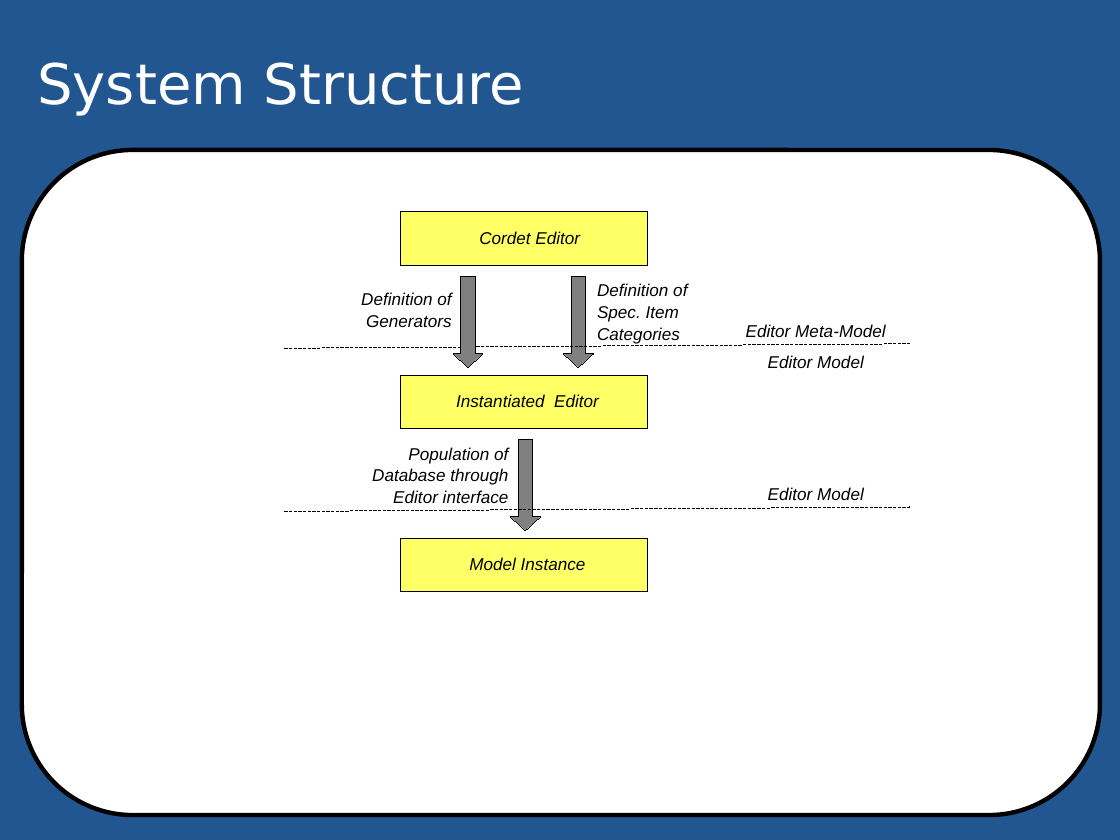
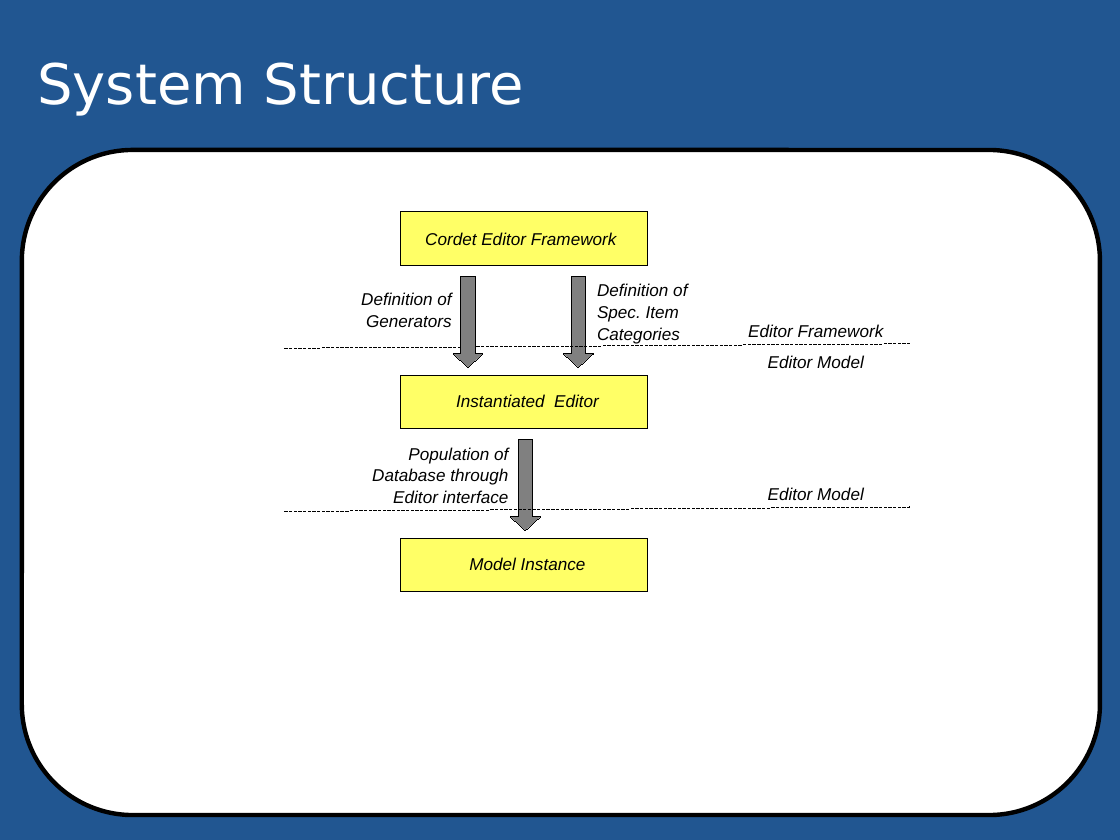
Before and after one commit to pnp-software/cordetfw_editor, a slide deck: slide 1 of editor/static/odp/Figures.odp. Drawn at 1120x840 pixels with LibreOffice and Linux fonts; fonts in the diff are those of the drawing; background and template pictures are left out. Boxes give left, top, right and bottom in pixels: in the first picture for what was removed or moved away, otherwise in the second. Text is boxed around its words. In the diff, an @@ line names an element or a change of style, - is before the commit and + after.

Commit message:
Updated online help (meta-model --> framework)

```diff
--- a/editor/static/odp/Figures.odp
+++ b/editor/static/odp/Figures.odp
@@ text at (425,232,617,245): text changed @@
-Cordet Editor
+Cordet Editor Framework
@@ text at (748,324,884,337): text changed @@
-Editor Meta-Model
+Editor Framework
```
Also in this commit, not shown: 2 other files.
